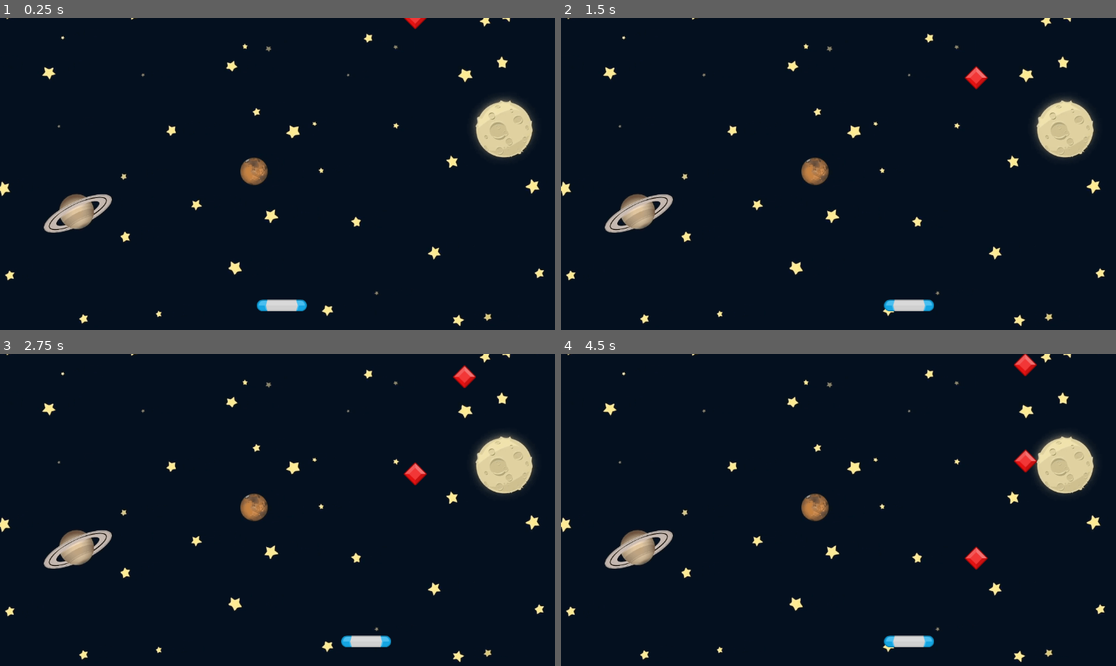
Above: before the commit, frames 1-4 (two rows, left to right).
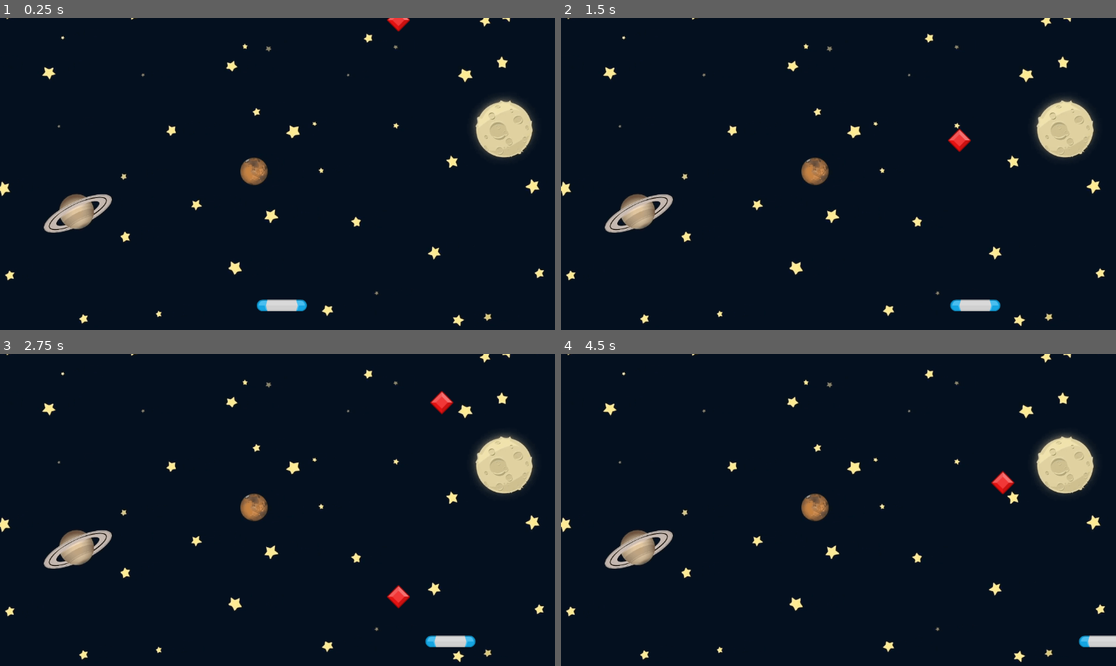
Above: after the commit, the same moments.

Repository: johnsuico/Udemy-Godot-Tutorial-2D
Game: Godot game, scene res://Scenes/Game/Game.tscn
The game is run twice, just before and just after one commit, with the same random seed, the same clock (stepped at 60 frames per second) and the same inputs.
Inputs:
- Up to frame 1 (0.25 s): no input
- Up to frame 2 (1.5 s): hold D (move_right) 0.53-1.28 s; hold A (move_left) from 1.28 s (still down)
- Up to frame 3 (2.75 s): release A (move_left) at 2.03 s; hold D (move_right) from 2.03 s (still down)
- Up to frame 4 (4.5 s): release D (move_right) at 3.53 s; hold A (move_left) from 3.53 s (still down)

The runs differ from the first frame. In frame 1, 0.2% of the frame differs, in the area x 69-77%, y 0-5%; in frame 2, 1.0%; in frame 3, 1.4%, in the area x 61-86%, y 3-94%; in frame 4, 1.3%.

Commit message:
Add stop time when game over

Diff:
--- a/gem-catcher-tutorial/Scenes/Game/Game.gd
+++ b/gem-catcher-tutorial/Scenes/Game/Game.gd
@@ -3,6 +3,11 @@
 # Import GEM scene
 # Make sure it's a scene file (.tscn) or else you'll get errors
 const GEM = preload("res://Scenes/Gem/Gem.tscn")
+
+const MARGIN: float = 70.0
+
+@onready var spawn_timer: Timer = $SpawnTimer
+@onready var paddle: Area2D = $Paddle
 
 func _ready() -> void:
 	spawn_gem()
@@ -10,10 +15,18 @@
 # Functin to spawn a gem
 func spawn_gem() -> void:
 	var new_gem: Gem = GEM.instantiate()							# Create a new gem and save it into it's own var
-	var x_pos: float = randf_range(0, get_viewport_rect().end.x)	# Generate the x_pos
-	new_gem.position = Vector2(x_pos, -50.0)						# Give the new gem a x + y position
+	var x_pos: float = randf_range(get_viewport_rect().position.x + MARGIN, get_viewport_rect().end.x - MARGIN)	 # Generate the x_pos
+	new_gem.position = Vector2(x_pos, -MARGIN)						# Give the new gem a x + y position
 	new_gem.gem_off_screen.connect(_on_gem_off_scene) 				# Connect the new_gem to the signal to detect if off screen, then call a function in this scope to run
 	add_child(new_gem)												# Add new_gem to the parent node (Game)
+
+# Function to stop the game
+func stop_all() -> void:
+	spawn_timer.stop()						# Stop the game timer
+	paddle.set_process(false)				# Stop the paddle
+	for child in get_children():			# For loop to get all the children of game node
+		if child is Gem:					# If child is a Gem
+			child.set_process(false)		# Stop the gem
 
 # Call timer using timeout signal
 func _on_timer_timeout() -> void:
@@ -22,4 +35,4 @@
 # Function to display when called on
 # Currently tied to when the gem falls off the screen
 func _on_gem_off_scene() -> void:
-	print('Game over')
+	stop_all()
--- a/gem-catcher-tutorial/Scenes/Game/Game.tscn
+++ b/gem-catcher-tutorial/Scenes/Game/Game.tscn
@@ -20,10 +20,10 @@
 [node name="Paddle" parent="." instance=ExtResource("2_gwu2e")]
 position = Vector2(585, 597)
 
-[node name="Timer" type="Timer" parent="."]
+[node name="SpawnTimer" type="Timer" parent="."]
 wait_time = 2.0
 autostart = true
 script = SubResource("GDScript_xbxml")
 
 [connection signal="area_entered" from="Paddle" to="." method="_on_paddle_area_entered"]
-[connection signal="timeout" from="Timer" to="." method="_on_timer_timeout"]
+[connection signal="timeout" from="SpawnTimer" to="." method="_on_timer_timeout"]
--- a/gem-catcher-tutorial/Scenes/Gem/Gem.gd
+++ b/gem-catcher-tutorial/Scenes/Gem/Gem.gd
@@ -5,7 +5,7 @@
 # Creating a custom signal
 signal gem_off_screen
 
-const SPEED: float = 100.0
+const SPEED: float = 200.0
 
 # Called when the node enters the scene tree for the first time.
 func _ready() -> void:
@@ -29,6 +29,6 @@
 	set_process(false)		# Stops gem from falling
 	queue_free()			# Removes the gem from the scene, making it disappear
 
-func _on_area_entered(area: Area2D) -> void:
+func _on_area_entered(_area: Area2D) -> void:
 	print('Gem hits paddle')
 	die()
--- a/gem-catcher-tutorial/Scenes/Paddle/Paddle.gd
+++ b/gem-catcher-tutorial/Scenes/Paddle/Paddle.gd
@@ -1,6 +1,6 @@
 extends Area2D
 
-const PADDLESPEED: float = 250.0
+const PADDLESPEED: float = 500.0
 
 # Called when the node enters the scene tree for the first time.
 func _ready() -> void:
Not shown, changed: gem-catcher-tutorial/assets/bgm_action_5.mp3.import
